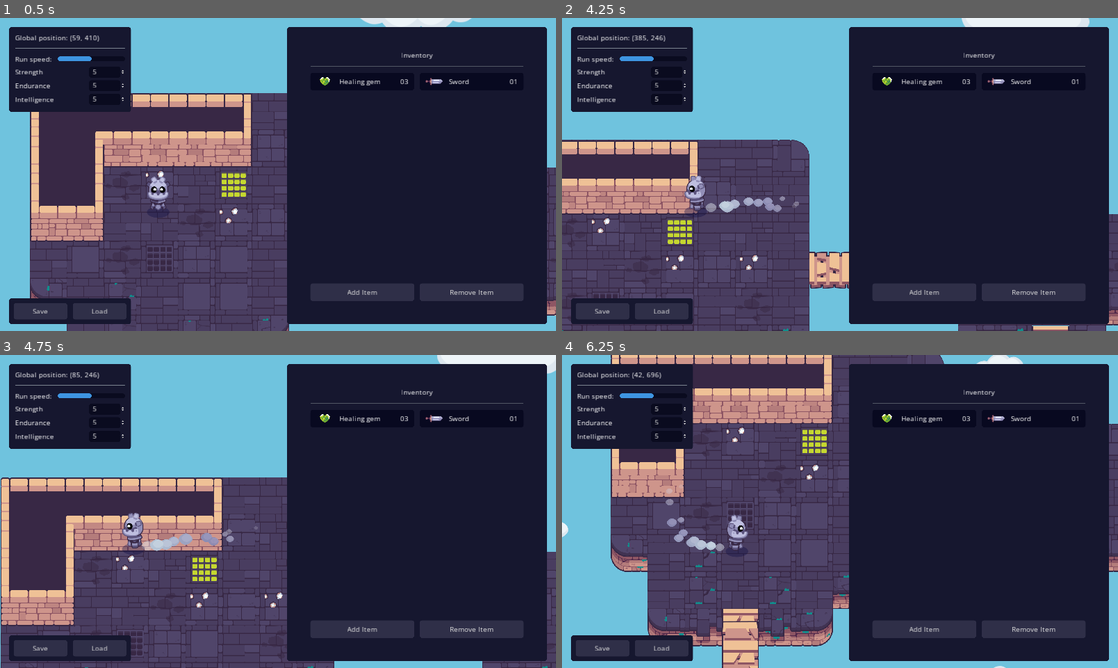
Above: before the commit, frames 1-4 (two rows, left to right).
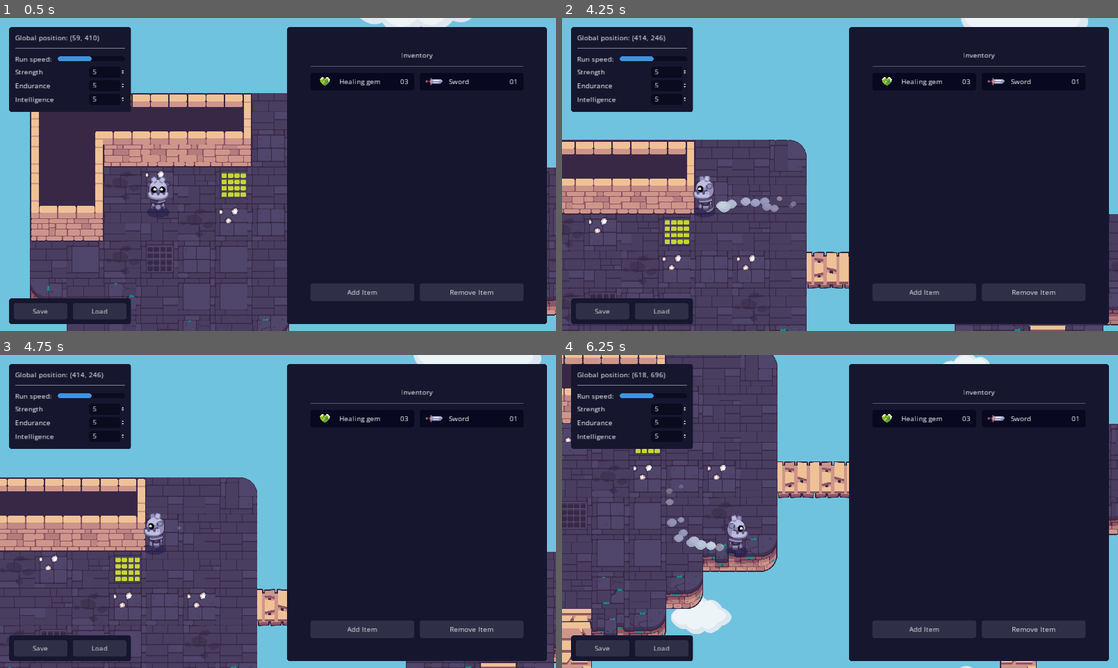
Above: after the commit, the same moments.

Repository: gdquest-demos/godot-demos-2022
Game: Godot game, scene res://Game.tscn
Same seed, same stepped clock (60 frames per second), same inputs: the game is played once before the commit and once after it.
Inputs (mouse positions are in pixels of both pictures, inside the frame that each line leads up to):
- Up to frame 1 (0.5 s): no input
- Up to frame 2 (4.25 s): move the mouse to (962, 158) at 0.52 s; hold D (move_right) 0.53-1.28 s; move the mouse to (728, 190) at 1.27 s; hold S (move_down) 1.28-2.03 s; move the mouse to (895, 105) at 2.02 s; hold D (move_right) 2.03-2.78 s; move the mouse to (812, 237) at 2.77 s; hold W (move_up) 2.78-3.53 s; move the mouse to (1006, 221) at 3.52 s; hold A (move_left) from 3.53 s (still down)
- Up to frame 3 (4.75 s): keep holding A (move_left); move the mouse to (111, 464) at 4.27 s
- Up to frame 4 (6.25 s): move the mouse to (867, 511) at 5.02 s; release A (move_left) at 5.03 s; hold S (move_down) 5.03-5.78 s; move the mouse to (756, 433) at 5.77 s; hold D (move_right) from 5.78 s (still down)

Frame 1 is identical in both runs. In frame 2, 4.2% of the frame differs, in the area x 0-100%, y 0-100%; in frame 3, 15%; in frame 4, 33%.

Commit message:
improvement: make Player character interact with Walls in savegame demo (#4)
* improvement: make player collide with walls

* improvement: make top-layer walls overlap player sprite

* improvement: make Player shadow not cast over walls

Diff:
--- a/save-game/Game.tscn
+++ b/save-game/Game.tscn
@@ -14,6 +14,7 @@
 
 [node name="PlayerCharacter" parent="." instance=ExtResource( 2 )]
 position = Vector2( 59, 410 )
+collision_mask = 17
 
 [node name="UI" type="CanvasLayer" parent="."]
 
@@ -80,7 +81,20 @@
 collision_layer = 16
 collision_mask = 0
 format = 1
-tile_data = PoolIntArray( 65533, 0, 0, 65534, 0, 1, 65535, 0, 1, 0, 0, 1, 1, 0, 1, 2, 0, 2, 131069, 0, 65536, 131070, 0, 3, 131071, 0, 131073, 65536, 0, 131073, 65537, 0, 131073, 65538, 0, 131074, 196605, 0, 65536, 196606, 0, 65538, 262141, 0, 131072, 262142, 0, 131074 )
+tile_data = PoolIntArray( 131069, 0, 65536, 131070, 0, 3, 131071, 0, 131073, 65536, 0, 131073, 65537, 0, 131073, 65538, 0, 131074, 196605, 0, 65536, 196606, 0, 65538, 262141, 0, 131072, 262142, 0, 131074 )
+
+[node name="WallsTops" type="TileMap" parent="Level"]
+z_index = 1
+tile_set = ExtResource( 7 )
+cell_size = Vector2( 128, 128 )
+cell_quadrant_size = 64
+cell_tile_origin = 2
+cell_y_sort = true
+cell_clip_uv = true
+collision_layer = 16
+collision_mask = 0
+format = 1
+tile_data = PoolIntArray( 65533, 0, 0, 65534, 0, 1, 65535, 0, 1, 0, 0, 1, 1, 0, 1, 2, 0, 2 )
 
 [node name="Limits" type="TileMap" parent="Level"]
 visible = false
--- a/save-game/PlayerCharacter.tscn
+++ b/save-game/PlayerCharacter.tscn
@@ -72,6 +72,7 @@
 
 [node name="ShadowCircle" type="Sprite" parent="."]
 modulate = Color( 1, 1, 1, 0.356863 )
+z_index = -5
 texture = ExtResource( 1 )
 
 [node name="Godot" type="Sprite" parent="."]
